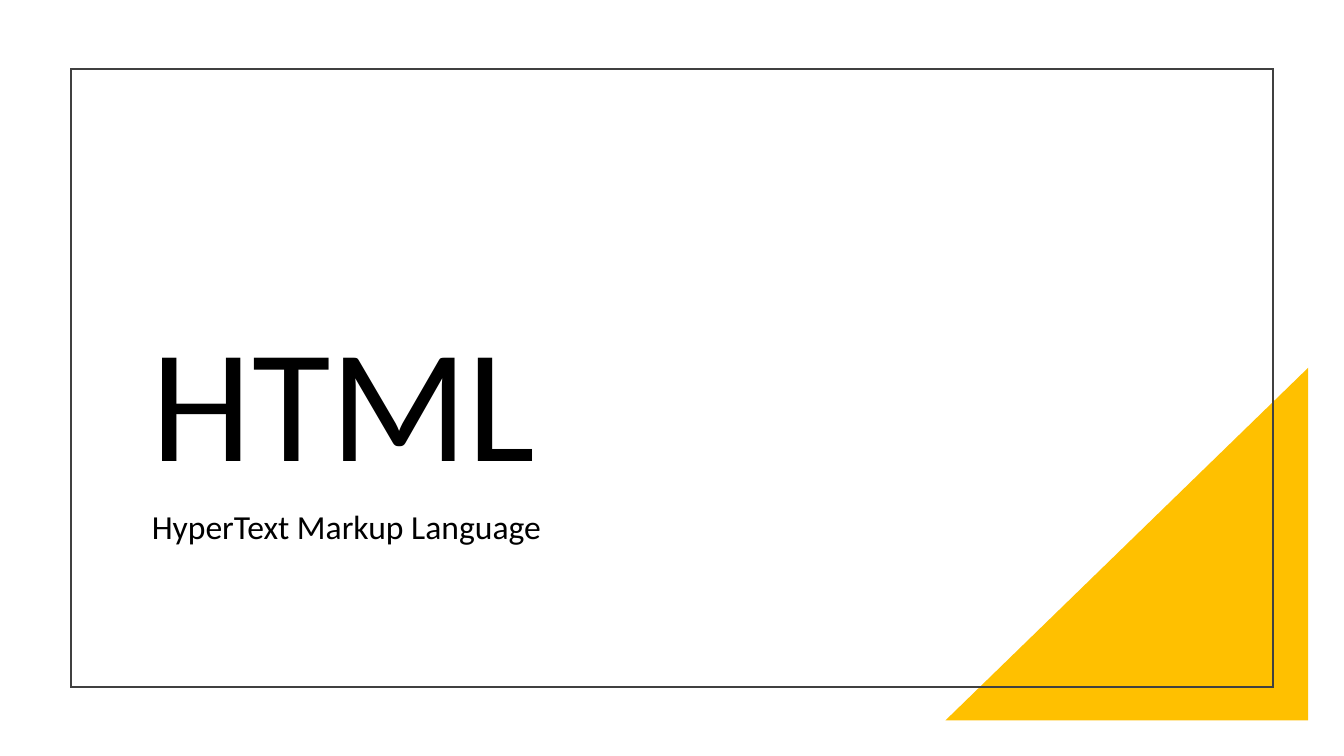
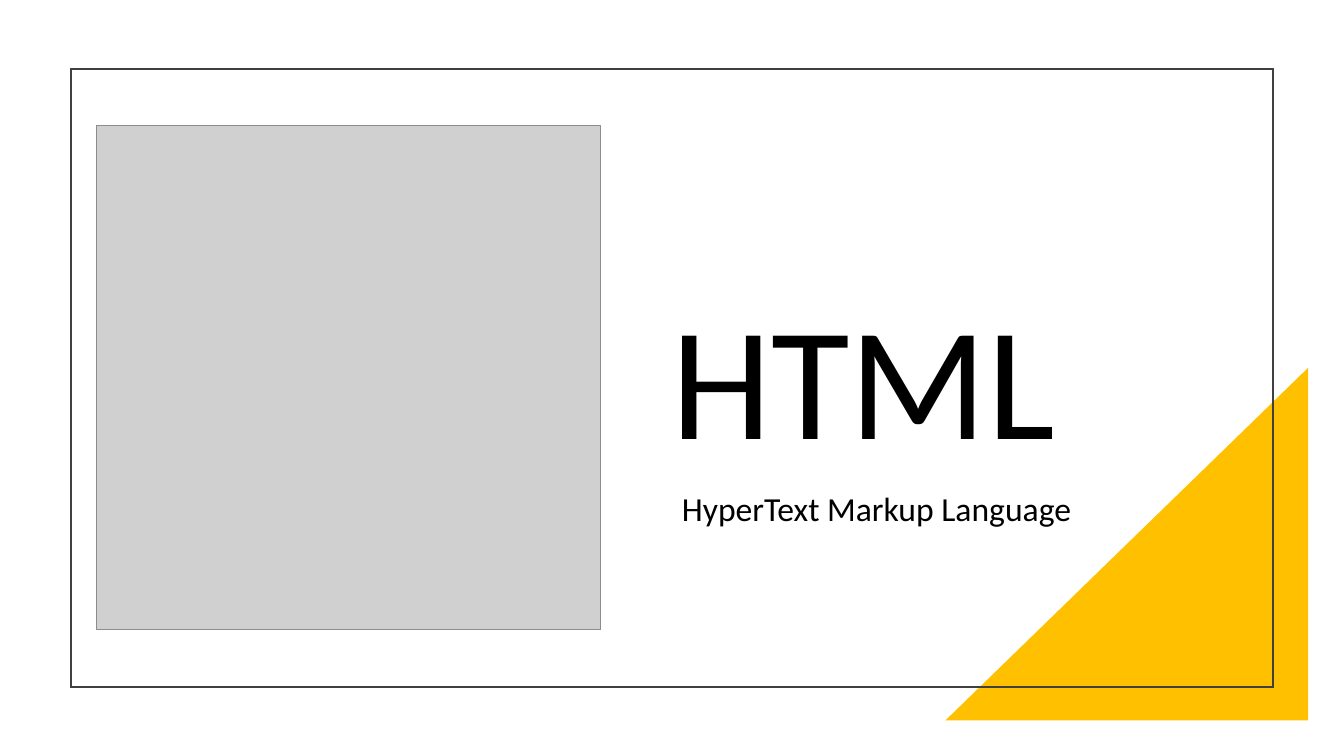
Before and after one commit to Charris1904/automation-qa-sessions, a slide deck: slide 1 of files/2. HTML.pptx. Drawn at 1344x756 pixels with LibreOffice and Linux fonts; fonts in the diff are those of the drawing; grey boxes stand for pictures. Boxes give left, top, right and bottom in pixels: in the first picture for what was removed or moved away, otherwise in the second. Text is boxed around its words. In the diff, an @@ line names an element or a change of style, - is before the commit and + after.

Commit message:
HTML

```diff
--- a/files/2. HTML.pptx
+++ b/files/2. HTML.pptx
@@ picture added at box(97, 126, 601, 630) @@
@@ title "HTML": place and size @@
-title "HTML" at box(152, 357, 536, 461)
+title "HTML" at box(671, 335, 1055, 439)
@@ subtitle "HyperText Markup Language": place and size @@
-subtitle "HyperText Markup Language" at box(152, 515, 541, 545)
+subtitle "HyperText Markup Language" at box(682, 497, 1071, 527)
```
Also in this commit, not shown: 1 slide added, 2 other files.
